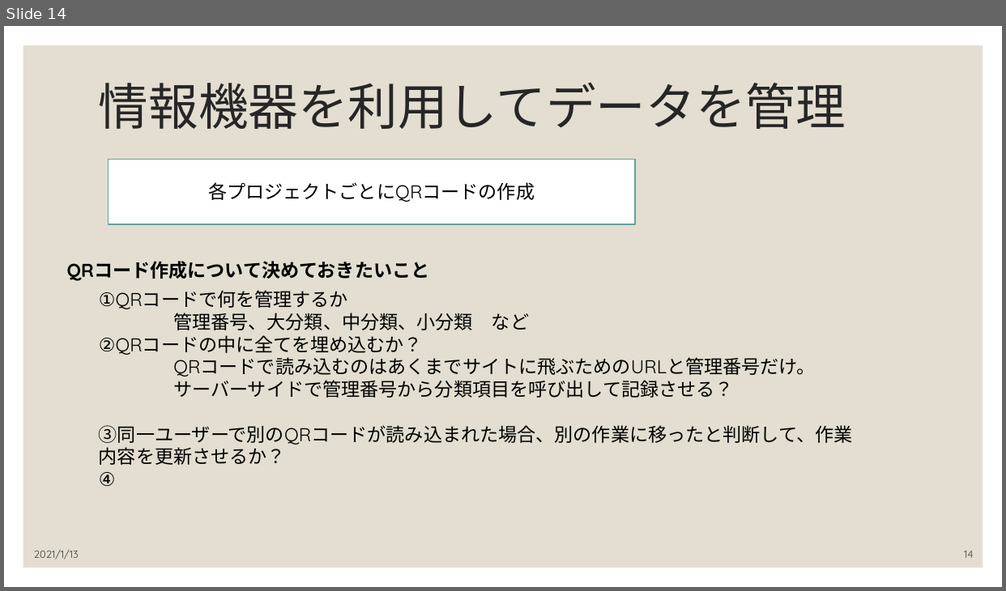
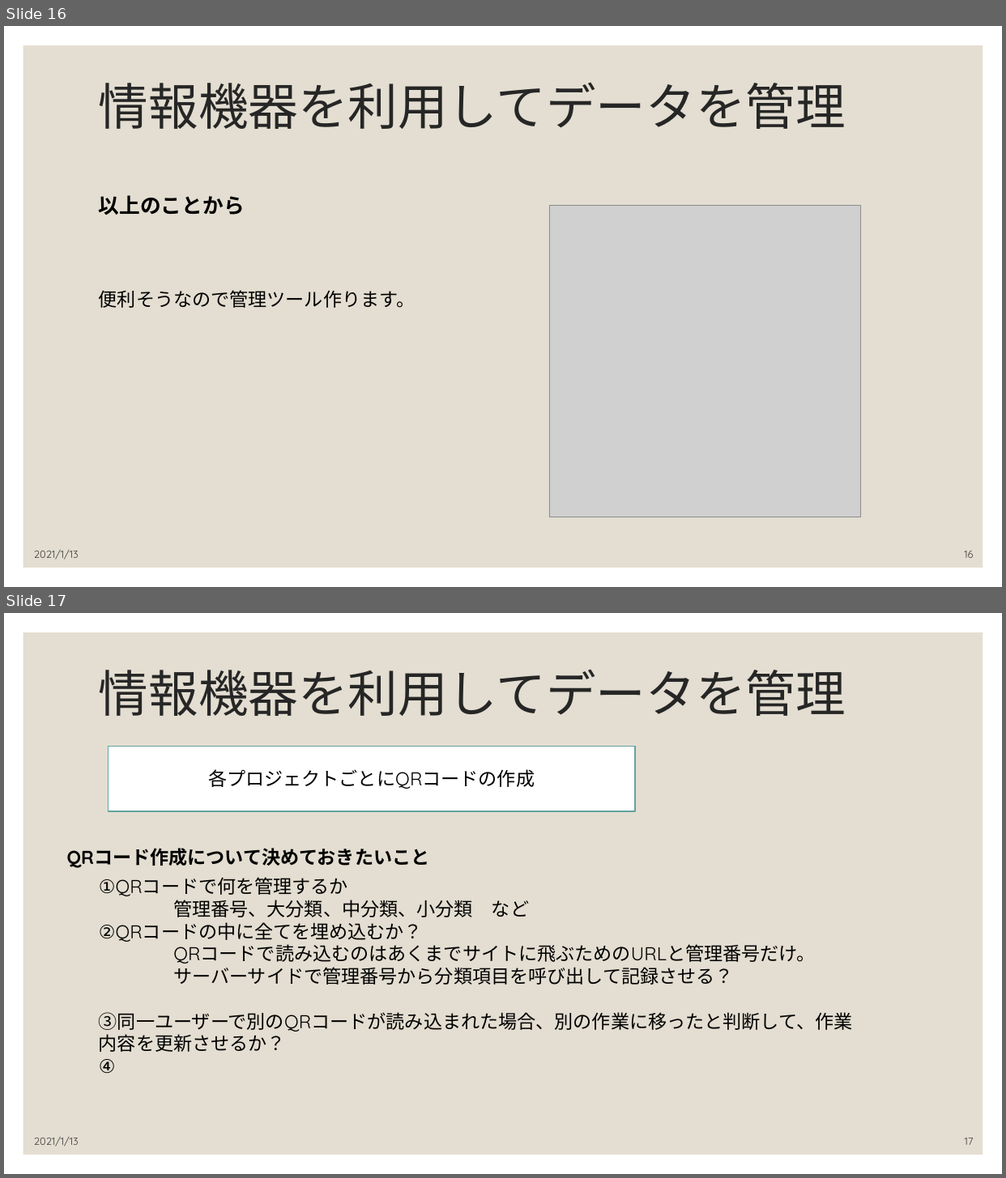
Before and after one commit to karm3104/PolyTech, a slide deck: 事例調査/034780スマート生産チャットボット.pptx. Shown one above the other, each under a label of ours: slide 14 before the commit, slides 16 and 17 after it. The pictures are 1006x591 and 1006x1178 pixels, drawn with LibreOffice and Linux fonts; fonts in the diff are those of the drawing; grey boxes stand for pictures. Boxes give left, top, right and bottom in pixels: in the first picture for what was removed or moved away, otherwise in the second. Text is boxed around its words. In the diff, an @@ line names an element or a change of style, - is before the commit and + after.

```diff
--- a/事例調査/034780スマート生産チャットボット.pptx
+++ b/事例調査/034780スマート生産チャットボット.pptx
@@ slide 16 added at <box>4,26,1002,587</box>, background #FFFFFF; not listed: 1 template element that a slide beside it also shows @@
@@ text added at <box>99,82,846,129</box>, 48 pt, text #262626 @@
+情報機器を利用してデータを管理
@@ text added at <box>99,195,245,215</box>, 20 pt, text #000000, bold @@
+以上のことから
@@ picture added at <box>549,206,861,518</box> @@
@@ text added at <box>99,290,415,308</box>, 18 pt, text #000000 @@
+便利そうなので管理ツール作ります。
@@ text added at <box>34,550,79,560</box>, 10 pt, text #404040 @@
+2021/1/13
@@ page number added at <box>964,551,973,558</box>, 10 pt, text #404040 @@
+16
@@ what was slide 14 is now slide 17 @@
@@ page number at <box>965,1138,974,1145</box>: text changed @@
-14
+17
```
Also in this commit, not shown: 2 other slides added, 1 other file.
